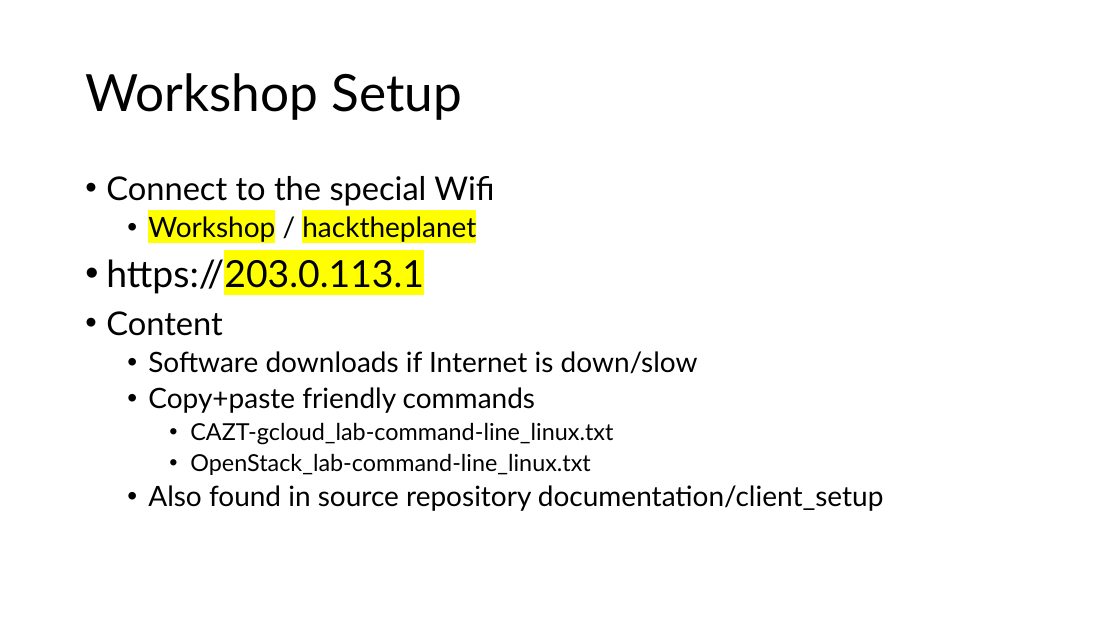
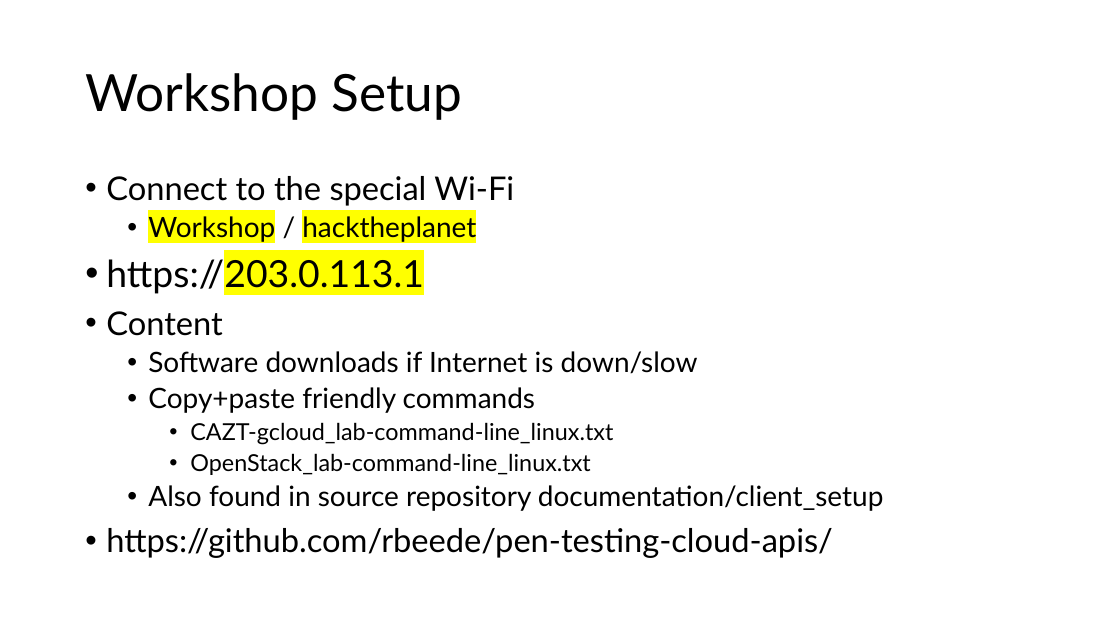
Before and after one commit to rbeede/pen-testing-cloud-apis, a slide deck: slide 3 of workshop_event/Pen-Testing Cloud REST APIs - 2025.pptx. Drawn at 1120x630 pixels with LibreOffice and Linux fonts; fonts in the diff are those of the drawing. Boxes give left, top, right and bottom in pixels: in the first picture for what was removed or moved away, otherwise in the second. Text is boxed around its words. In the diff, an @@ line names an element or a change of style, - is before the commit and + after.

Commit message:
Updated slides
Moved learning material to markdown wiki. Slides are for the live workshop.

```diff
--- a/workshop_event/Pen-Testing Cloud REST APIs - 2025.pptx
+++ b/workshop_event/Pen-Testing Cloud REST APIs - 2025.pptx
@@ text at bbox=[106, 176, 514, 206]: text changed @@
-• Connect to the special Wifi
+• Connect to the special Wi-Fi
@@ text at bbox=[106, 528, 833, 558]: paragraph added @@
+• https://github.com/rbeede/pen-testing-cloud-apis/
```
Also in this commit, not shown: 2 other slides changed, 3 slides removed.
